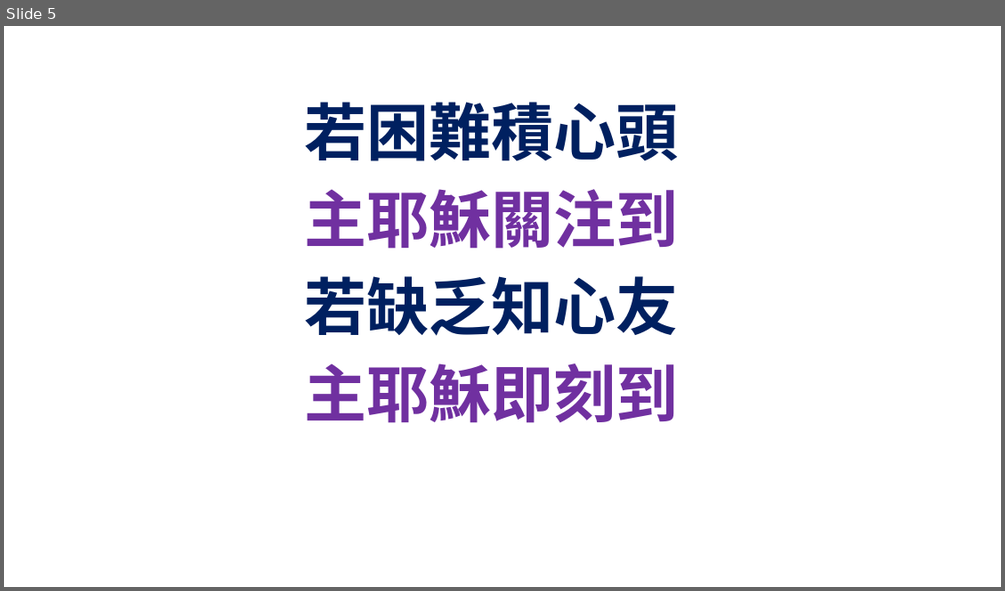
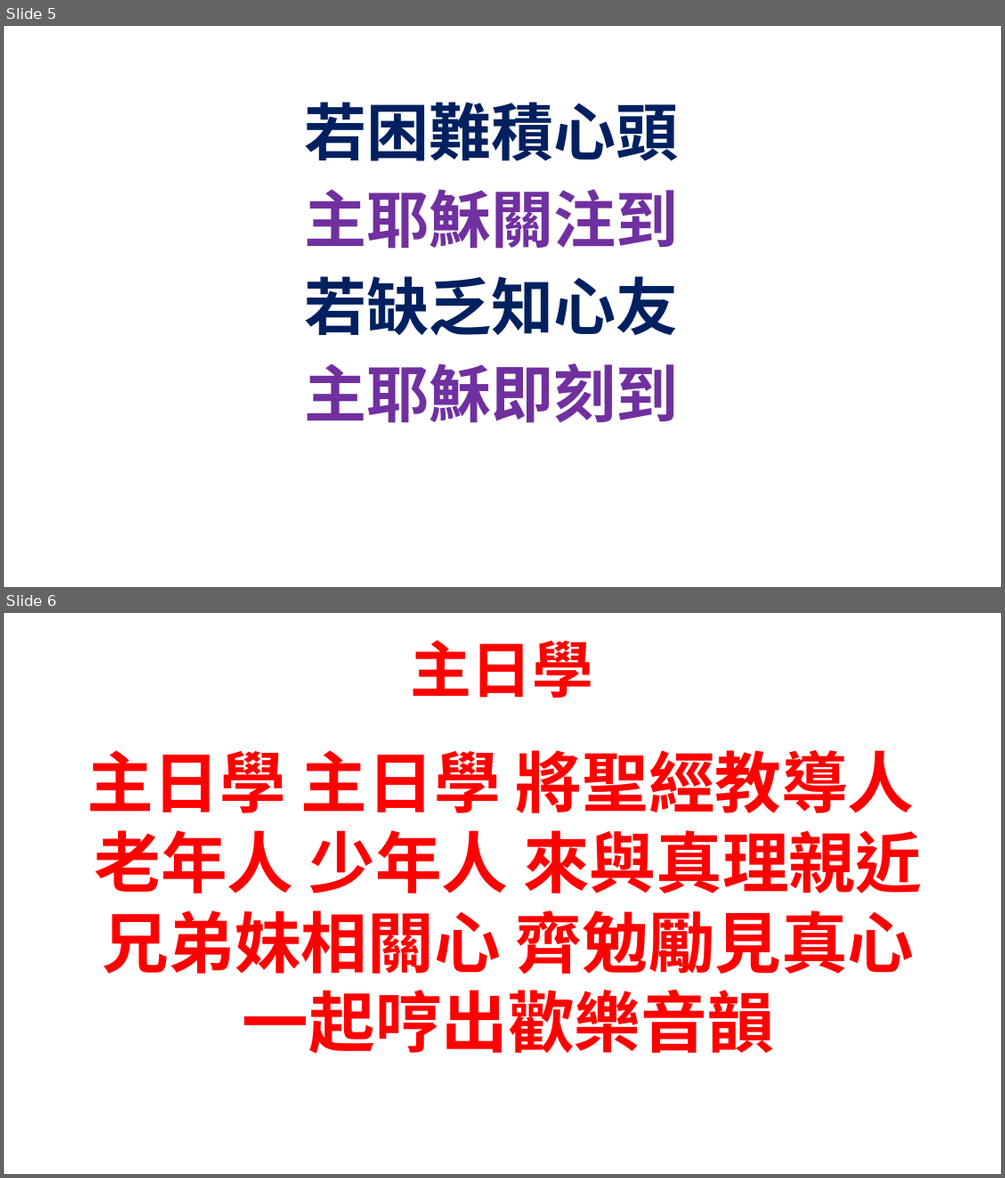
Before and after one commit to batisuoc/bible-school, a slide deck: 2020/8月.pptx. Shown one above the other, each under a label of ours: slide 5 before the commit, slides 5 and 6 after it. The pictures are 1005x591 and 1005x1178 pixels, drawn with LibreOffice and Linux fonts; fonts in the diff are those of the drawing; background and template pictures are left out. Boxes give left, top, right and bottom in pixels: in the first picture for what was removed or moved away, otherwise in the second. Text is boxed around its words. In the diff, an @@ line names an element or a change of style, - is before the commit and + after.

Commit message:
Update ppts

```diff
--- a/2020/8月.pptx
+++ b/2020/8月.pptx
@@ slide 6 added at bbox=[4, 613, 1001, 1174], background picture (left out) @@
@@ text added at bbox=[410, 640, 593, 698], 59 pt, text #FF0000, bold @@
+主日學
@@ text added at bbox=[87, 750, 922, 1054], 64 pt, text #FF0000, bold @@
+主日學 主日學 將聖經教導人
+老年人 少年人 來與真理親近
+兄弟妹相關心 齊勉勵見真心
+一起哼出歡樂音韻
```
Also in this commit, not shown: 2 other slides added, 1 other file.
